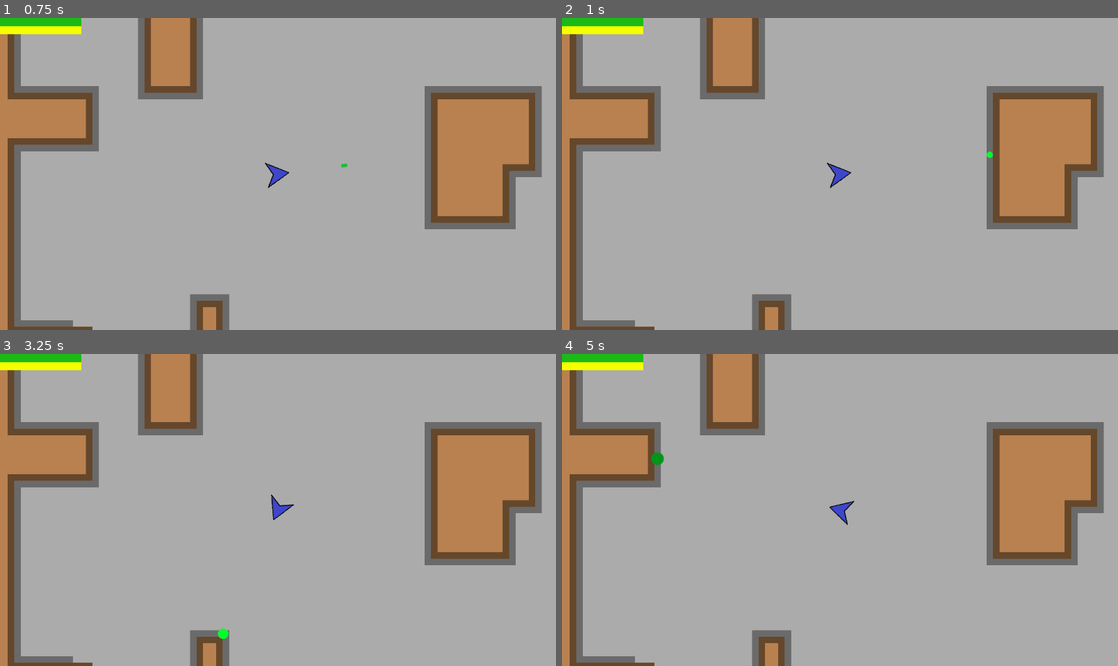
Above: before the commit, frames 1-4 (two rows, left to right).
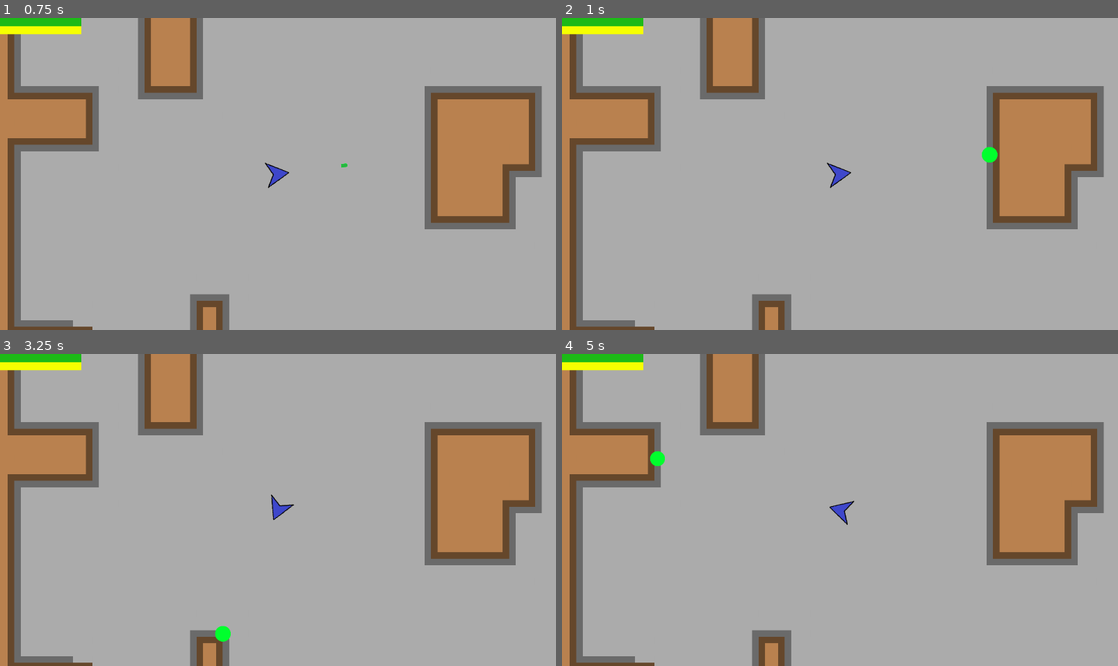
Above: after the commit, the same moments.

Repository: afkpuezo/blinkshooter
Game: Godot game, scene res://scenes/demos/demo.tscn
Two runs of this game, one before a commit and one after it. Both use one fixed random seed, a clock stepped at 60 frames per second and the inputs below.
Inputs (mouse positions are in pixels of both pictures, inside the frame that each line leads up to):
- Up to frame 1 (0.75 s): tap Enter at 0.5 s; move the mouse to (400, 158) at 0.52 s; click (400, 158) at 0.6 s
- Up to frame 2 (1 s): no input
- Up to frame 3 (3.25 s): move the mouse to (166, 525) at 1.27 s; click (166, 525) at 1.35 s; move the mouse to (333, 441) at 2.02 s; click (333, 441) at 2.1 s; tap Space at 2.75 s; move the mouse to (250, 572) at 2.77 s; click (250, 572) at 2.85 s
- Up to frame 4 (5 s): tap Enter at 3.5 s; move the mouse to (1006, 556) at 3.52 s; click (1006, 556) at 3.6 s; move the mouse to (673, 463) at 4.27 s; click (673, 463) at 4.35 s

Frame 1 is identical in both runs. In frame 2, 0.1% of the frame differs, in the area x 75-79%, y 41-47%; in frame 3, less than 0.1%; in frame 4, 0.1%, in the area x 15-19%, y 31-37%.

Commit message:
tweaked explosion animation

Diff:
--- a/project.godot
+++ b/project.godot
@@ -98,6 +98,11 @@
 "class": "Explosion",
 "language": "GDScript",
 "path": "res://scripts/effects/explosion.gd"
+}, {
+"base": "Node2D",
+"class": "ExplosionAnimator",
+"language": "GDScript",
+"path": "res://scripts/effects/explosion_animator.gd"
 }, {
 "base": "Area2D",
 "class": "HitBox",
@@ -233,6 +238,7 @@
 "EnemyMover": "",
 "EnemyWeaponBar": "",
 "Explosion": "",
+"ExplosionAnimator": "",
 "HitBox": "",
 "HurtBox": "",
 "MovementStats": "",
--- a/scenes/actions/blink.tscn
+++ b/scenes/actions/blink.tscn
@@ -5,6 +5,7 @@
 
 [node name="Blink" type="Node2D"]
 script = ExtResource( 1 )
+energy_cost = 30
 effect_scene = ExtResource( 2 )
 
 [node name="RayCast2D" type="RayCast2D" parent="."]
--- /dev/null
+++ b/scenes/effects/death_animator.tscn
@@ -0,0 +1,11 @@
+[gd_scene load_steps=4 format=2]
+
+[ext_resource path="res://scripts/units/death_animator.gd" type="Script" id=1]
+[ext_resource path="res://scenes/effects/explosion.tscn" type="PackedScene" id=2]
+[ext_resource path="res://scenes/effects/death_particle.tscn" type="PackedScene" id=3]
+
+[node name="DeathAnimator" type="Node2D"]
+script = ExtResource( 1 )
+explosion_scene = ExtResource( 2 )
+particle_scene = ExtResource( 3 )
+max_red_modulation = 255
--- a/scenes/effects/explosion.tscn
+++ b/scenes/effects/explosion.tscn
@@ -1,5 +1,6 @@
-[gd_scene load_steps=4 format=2]
+[gd_scene load_steps=5 format=2]
 
+[ext_resource path="res://assets/effects/explosion.png" type="Texture" id=1]
 [ext_resource path="res://scripts/effects/explosion.gd" type="Script" id=2]
 
 [sub_resource type="Animation" id=1]
@@ -12,10 +13,10 @@
 tracks/0/imported = false
 tracks/0/enabled = true
 tracks/0/keys = {
-"times": PoolRealArray( 0, 0.2 ),
-"transitions": PoolRealArray( 1, 1 ),
+"times": PoolRealArray( 0, 0.1, 1 ),
+"transitions": PoolRealArray( 2, 2, 0.5 ),
 "update": 0,
-"values": [ Vector2( 0, 0 ), Vector2( 1, 1 ) ]
+"values": [ Vector2( 0, 0 ), Vector2( 1.25, 1.25 ), Vector2( 0.75, 0.75 ) ]
 }
 tracks/1/type = "value"
 tracks/1/path = NodePath("Sprite:modulate")
@@ -24,7 +25,7 @@
 tracks/1/imported = false
 tracks/1/enabled = true
 tracks/1/keys = {
-"times": PoolRealArray( 0, 0.3, 0.5, 1 ),
+"times": PoolRealArray( 0, 0.4, 0.5, 1 ),
 "transitions": PoolRealArray( 1, 1, 1, 1 ),
 "update": 0,
 "values": [ Color( 1, 1, 1, 1 ), Color( 1, 1, 1, 1 ), Color( 0.180392, 0.180392, 0.180392, 1 ), Color( 0.180392, 0.180392, 0.180392, 0 ) ]
@@ -37,7 +38,9 @@
 script = ExtResource( 2 )
 
 [node name="Sprite" type="Sprite" parent="."]
-scale = Vector2( 1e-05, 1e-05 )
+modulate = Color( 0.180392, 0.180392, 0.180392, 0 )
+scale = Vector2( 0.75, 0.75 )
+texture = ExtResource( 1 )
 
 [node name="AnimationPlayer" type="AnimationPlayer" parent="."]
 anims/Explosion = SubResource( 1 )
--- /dev/null
+++ b/scenes/effects/explosion_animator.tscn
@@ -0,0 +1,6 @@
+[gd_scene load_steps=2 format=2]
+
+[ext_resource path="res://scripts/effects/explosion_animator.gd" type="Script" id=1]
+
+[node name="ExplosionAnimator" type="Node2D"]
+script = ExtResource( 1 )
--- a/scenes/units/death_animator.tscn
+++ /dev/null
@@ -1,11 +0,0 @@
-[gd_scene load_steps=4 format=2]
-
-[ext_resource path="res://scripts/units/death_animator.gd" type="Script" id=1]
-[ext_resource path="res://scenes/effects/death_particle.tscn" type="PackedScene" id=2]
-[ext_resource path="res://scenes/effects/explosion.tscn" type="PackedScene" id=3]
-
-[node name="DeathAnimator" type="Node2D"]
-script = ExtResource( 1 )
-explosion_scene = ExtResource( 3 )
-particle_scene = ExtResource( 2 )
-max_red_modulation = 255
--- a/scenes/units/enemy/enemy.tscn
+++ b/scenes/units/enemy/enemy.tscn
@@ -11,7 +11,7 @@
 [ext_resource path="res://scenes/units/enemy/enemy_mover.tscn" type="PackedScene" id=9]
 [ext_resource path="res://scenes/units/enemy/player_detection.tscn" type="PackedScene" id=10]
 [ext_resource path="res://scenes/units/enemy/enemy_messager.tscn" type="PackedScene" id=11]
-[ext_resource path="res://scenes/units/death_animator.tscn" type="PackedScene" id=12]
+[ext_resource path="res://scenes/effects/death_animator.tscn" type="PackedScene" id=12]
 
 [node name="Enemy" type="KinematicBody2D"]
 collision_layer = 4
--- a/scenes/units/player.tscn
+++ b/scenes/units/player.tscn
@@ -9,7 +9,7 @@
 [ext_resource path="res://scripts/hit_boxes/hurt_box.gd" type="Script" id=7]
 [ext_resource path="res://scripts/units/player.gd" type="Script" id=8]
 [ext_resource path="res://scenes/weapons/weapon_bar.gd" type="Script" id=9]
-[ext_resource path="res://scenes/units/death_animator.tscn" type="PackedScene" id=10]
+[ext_resource path="res://scenes/effects/death_animator.tscn" type="PackedScene" id=10]
 
 [sub_resource type="Animation" id=1]
 resource_name = "Idle"
--- a/scenes/units/unit.tscn
+++ b/scenes/units/unit.tscn
@@ -3,7 +3,7 @@
 [ext_resource path="res://scripts/units/unit.gd" type="Script" id=1]
 [ext_resource path="res://scripts/units/movers/mover.gd" type="Script" id=2]
 [ext_resource path="res://scripts/movement_stats.gd" type="Script" id=3]
-[ext_resource path="res://scenes/units/death_animator.tscn" type="PackedScene" id=4]
+[ext_resource path="res://scenes/effects/death_animator.tscn" type="PackedScene" id=4]
 
 [sub_resource type="RectangleShape2D" id=1]
 
--- /dev/null
+++ b/scripts/effects/explosion_animator.gd
@@ -0,0 +1,21 @@
+extends Node2D
+class_name ExplosionAnimator
+## helper scene for creating explosions for bullets, death, attacks, etc
+
+# these vars configure the explosions created by this scene
+export(String, "white", "green", "red") var explosion_color = "white"
+export(String, "small", "medium", "normal") var explosion_size = "normal"
+export(String, "normal", "fast") var explosion_speed = "normal"
+
+export(PackedScene) var explosion_scene
+
+
+func create_explosion(explosion_position := global_position):
+	var explosion = explosion_scene.instance()
+	explosion.set_explosion_mode(
+		explosion_color,
+		explosion_size,
+		explosion_speed
+	)
+
+	Spawner.spawn_node(explosion, explosion_position)
